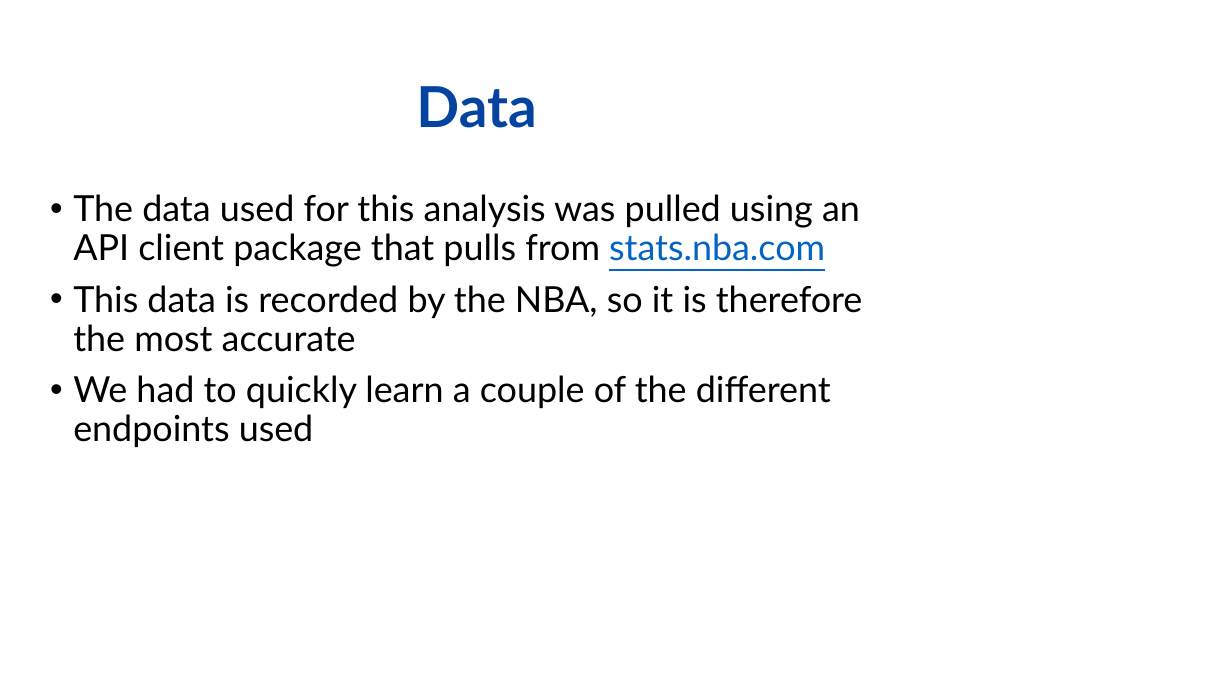
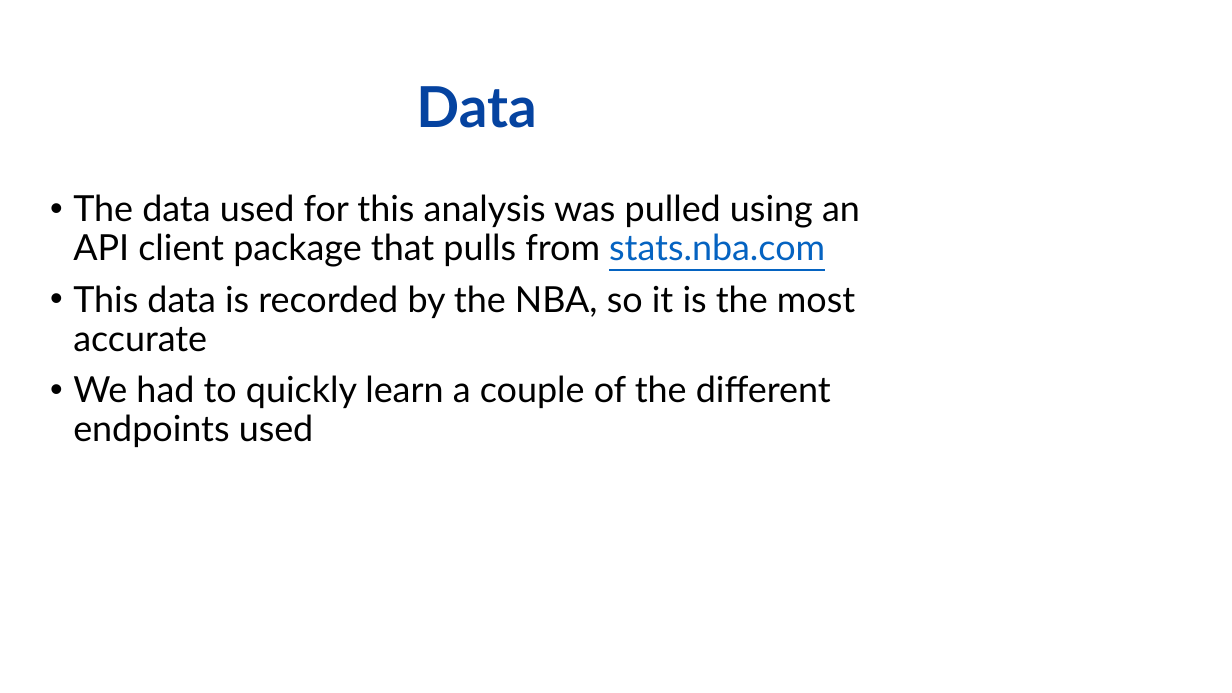
Before and after one commit to nickkeller21/Project1, a slide deck: slide 4 of Project_final_version/The Westbrook Project_progress.pptx. Drawn at 1232x693 pixels with LibreOffice and Linux fonts; fonts in the diff are those of the drawing; background and template pictures are left out. Boxes give left, top, right and bottom in pixels: in the first picture for what was removed or moved away, otherwise in the second. Text is boxed around its words. In the diff, an @@ line names an element or a change of style, - is before the commit and + after.

```diff
--- a/Project_final_version/The Westbrook Project_progress.pptx
+++ b/Project_final_version/The Westbrook Project_progress.pptx
@@ text at (73,285,855,352): text changed @@
-• This data is recorded by the NBA, so it is therefore the most accurate
+• This data is recorded by the NBA, so it is the most accurate
```
Also in this commit, not shown: 2 other files.
